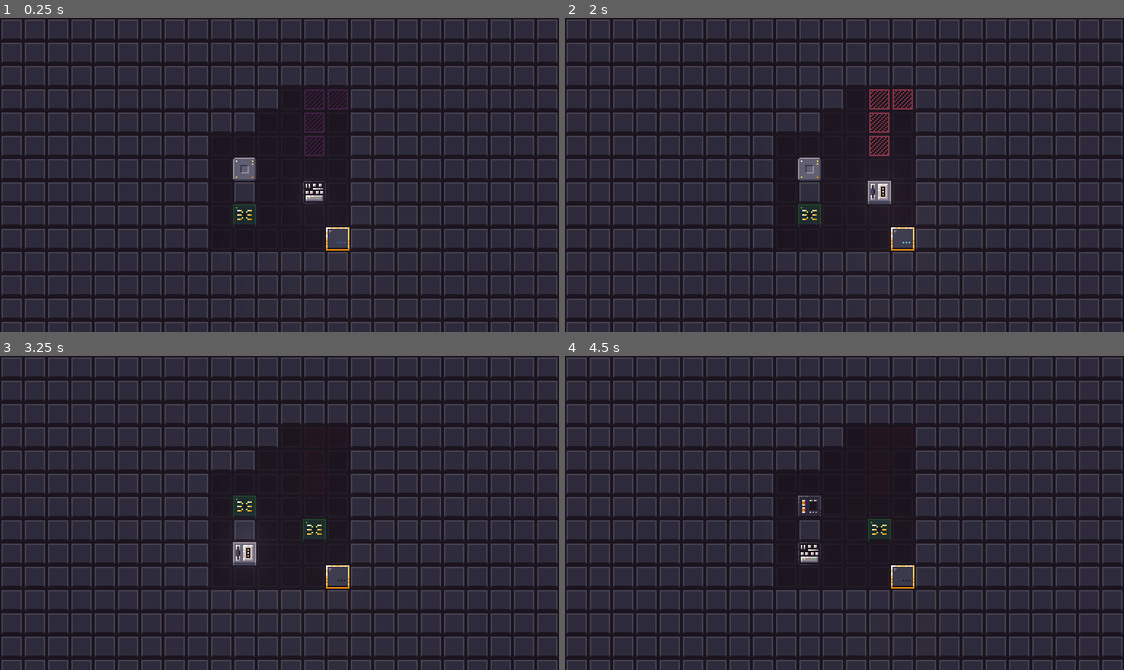
Above: before the commit, frames 1-4 (two rows, left to right).
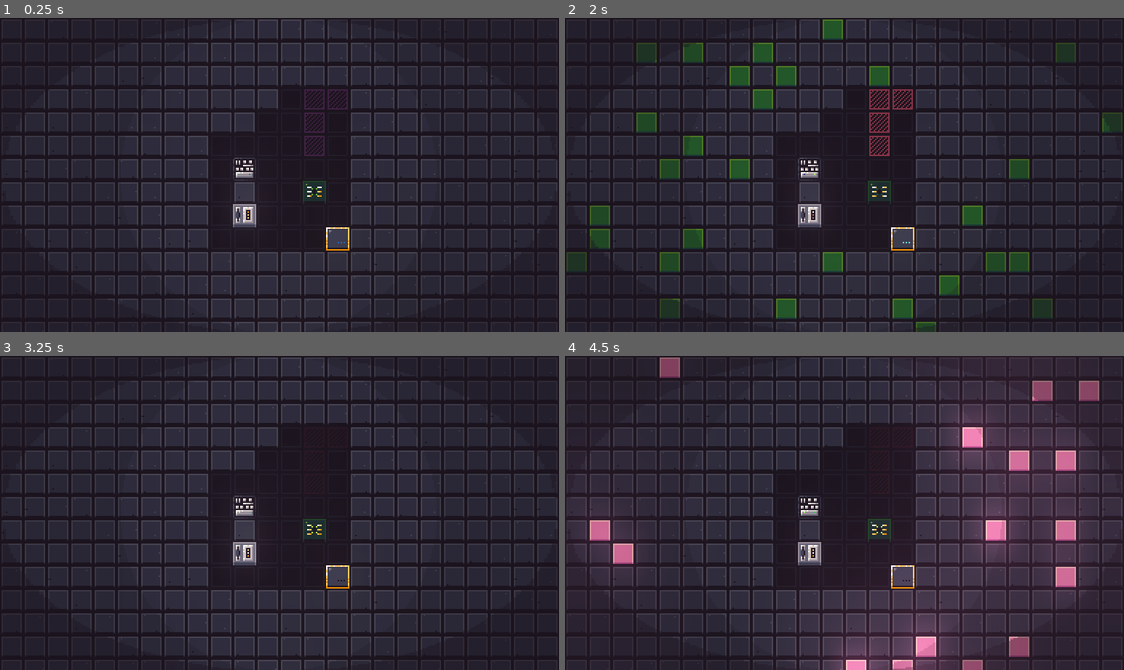
Above: after the commit, the same moments.

Repository: onsclom/GMTK2021
Game: Godot game, scene res://Main.tscn
Same seed, same stepped clock (60 frames per second), same inputs: the game is played once before the commit and once after it.
Inputs:
- Up to frame 1 (0.25 s): no input
- Up to frame 2 (2 s): hold Right (ui_right) 0.53-1.28 s; tap C (c) at 0.6 s; tap R (r) at 0.8, 1.35 s; hold Down (ui_down) from 1.28 s (still down); tap V (v) at 1.55 s
- Up to frame 3 (3.25 s): release Down (ui_down) at 2.03 s; hold Right (ui_right) 2.03-2.78 s; tap V (v) at 2.1 s; tap C (c) at 2.3, 2.85 s; hold Up (ui_up) from 2.78 s (still down); tap R (r) at 3.05 s
- Up to frame 4 (4.5 s): release Up (ui_up) at 3.53 s; hold Left (ui_left) from 3.53 s (still down); tap R (r) at 3.6 s; tap V (v) at 3.8, 4.35 s

The runs differ from the first frame. In frame 1, 4.2% of the frame differs, in the area x 0-100%, y 0-100%; in frame 2, 9.9%; in frame 3, 3.7%; in frame 4, 13%, in the area x 0-99%, y 0-100%.

Commit message:
More art and seeding random

Diff:
--- a/Body.tscn
+++ b/Body.tscn
@@ -26,32 +26,20 @@
 [ext_resource path="res://art/animations/8/move22.png" type="Texture" id=24]
 [ext_resource path="res://art/animations/7/move19.png" type="Texture" id=25]
 [ext_resource path="res://art/animations/3/move7.png" type="Texture" id=26]
+[ext_resource path="res://tiles/connect/connect4.png" type="Texture" id=27]
+[ext_resource path="res://tiles/connect/connect8.png" type="Texture" id=28]
+[ext_resource path="res://tiles/connect/connect2.png" type="Texture" id=29]
+[ext_resource path="res://tiles/connect/connect6.png" type="Texture" id=30]
+[ext_resource path="res://tiles/connect/connect7.png" type="Texture" id=31]
+[ext_resource path="res://tiles/connect/connect1.png" type="Texture" id=32]
+[ext_resource path="res://tiles/connect/connect3.png" type="Texture" id=33]
+[ext_resource path="res://tiles/connect/connect5.png" type="Texture" id=34]
 
 [sub_resource type="SpriteFrames" id=1]
 animations = [ {
 "frames": [ ExtResource( 6 ), ExtResource( 26 ), ExtResource( 23 ), ExtResource( 2 ) ],
 "loop": true,
 "name": "3",
-"speed": 5.0
-}, {
-"frames": [ ExtResource( 5 ), ExtResource( 13 ), ExtResource( 22 ), ExtResource( 7 ) ],
-"loop": true,
-"name": "4",
-"speed": 5.0
-}, {
-"frames": [ ExtResource( 12 ), ExtResource( 1 ), ExtResource( 11 ), ExtResource( 10 ) ],
-"loop": true,
-"name": "1",
-"speed": 5.0
-}, {
-"frames": [ ExtResource( 16 ), ExtResource( 3 ), ExtResource( 14 ), ExtResource( 15 ) ],
-"loop": true,
-"name": "5",
-"speed": 5.0
-}, {
-"frames": [ ExtResource( 17 ), ExtResource( 25 ), ExtResource( 20 ), ExtResource( 4 ) ],
-"loop": true,
-"name": "6",
 "speed": 5.0
 }, {
 "frames": [ ExtResource( 24 ), ExtResource( 18 ), ExtResource( 19 ), ExtResource( 21 ) ],
@@ -63,6 +51,34 @@
 "loop": true,
 "name": "2",
 "speed": 5.0
+}, {
+"frames": [ ExtResource( 12 ), ExtResource( 1 ), ExtResource( 11 ), ExtResource( 10 ) ],
+"loop": true,
+"name": "1",
+"speed": 5.0
+}, {
+"frames": [ ExtResource( 5 ), ExtResource( 13 ), ExtResource( 22 ), ExtResource( 7 ) ],
+"loop": true,
+"name": "4",
+"speed": 5.0
+}, {
+"frames": [ ExtResource( 17 ), ExtResource( 25 ), ExtResource( 20 ), ExtResource( 4 ) ],
+"loop": true,
+"name": "6",
+"speed": 5.0
+}, {
+"frames": [ ExtResource( 16 ), ExtResource( 3 ), ExtResource( 14 ), ExtResource( 15 ) ],
+"loop": true,
+"name": "5",
+"speed": 5.0
+} ]
+
+[sub_resource type="SpriteFrames" id=2]
+animations = [ {
+"frames": [ ExtResource( 32 ), ExtResource( 29 ), ExtResource( 33 ), ExtResource( 27 ), ExtResource( 34 ), ExtResource( 30 ), ExtResource( 31 ), ExtResource( 28 ) ],
+"loop": false,
+"name": "default",
+"speed": 30.0
 } ]
 
 [node name="Body" type="Node2D"]
@@ -71,5 +87,11 @@
 
 [node name="AnimatedSprite" type="AnimatedSprite" parent="."]
 frames = SubResource( 1 )
-animation = "14"
+playing = true
 script = ExtResource( 9 )
+
+[node name="Connect" type="AnimatedSprite" parent="."]
+visible = false
+frames = SubResource( 2 )
+
+[connection signal="animation_finished" from="Connect" to="." method="_on_Connect_animation_finished"]
--- a/Game.gd
+++ b/Game.gd
@@ -25,6 +25,7 @@
 var player_parts = []
 
 func _ready():
+
 	if Singleton.level != "":
 		level_text = Singleton.level
 	elif OS.has_feature('JavaScript'):
@@ -37,11 +38,12 @@
 			level_text = potential_level
 
 
-
 	var level_1_line = level_text.replace("\n","")
 	level_1_line = level_1_line.replace("\r\n","")
 	level_1_line = level_1_line.replace("\r","")
 	print(level_1_line)
+
+	Singleton.rng.set_seed(int(level_1_line)*96.125)
 
 	for y in range(height):
 		level.push_back([])
@@ -136,11 +138,12 @@
 					var new_explosion = explosion_tscn.instance()
 					add_child(new_explosion)
 					new_explosion.position = grid_to_world( Vector2(new_x+neighbor.x/2, new_y+neighbor.y/2) )
+					$Camera2D.add_trauma(.8)
 
 					#add new
 					new_body_parts.push_back( player_part_object.new(Vector2(check_x,check_y),
 						level[check_y][check_x].node) )
-					level[check_y][check_x].node.activate()
+					level[check_y][check_x].node.activate(neighbor)
 		player_parts = new_body_parts
 	else:
 		print("not a safe move!")
--- a/Main.tscn
+++ b/Main.tscn
@@ -1,10 +1,12 @@
-[gd_scene load_steps=7 format=2]
+[gd_scene load_steps=9 format=2]
 
 [ext_resource path="res://art/neontest1.png" type="Texture" id=1]
 [ext_resource path="res://art/neontest2.png" type="Texture" id=2]
 [ext_resource path="res://WorldEnvironment.gd" type="Script" id=3]
 [ext_resource path="res://Game.gd" type="Script" id=4]
 [ext_resource path="res://art/tilebackground.png" type="Texture" id=5]
+[ext_resource path="res://ShakeCamera.gd" type="Script" id=6]
+[ext_resource path="res://art/vignette1 (1).png" type="Texture" id=7]
 
 [sub_resource type="Environment" id=1]
 background_mode = 4
@@ -56,6 +58,19 @@
 000000000000000000000000
 000000000000000000000000"
 
+[node name="Camera2D" type="Camera2D" parent="Game"]
+position = Vector2( 192, 108 )
+current = true
+script = ExtResource( 6 )
+target = NodePath("../CameraTarget")
+
+[node name="Sprite" type="Sprite" parent="Game/Camera2D"]
+z_index = 10
+texture = ExtResource( 7 )
+
+[node name="CameraTarget" type="Node2D" parent="Game"]
+position = Vector2( 192, 108 )
+
 [node name="TileBackground" type="Sprite" parent="."]
 position = Vector2( 192, 108 )
 z_index = -1
--- a/Moveable.gd
+++ b/Moveable.gd
@@ -28,5 +28,17 @@
 func easeOutElastic(x):
 	return 1 - pow(1 - x, 5)
 
-func activate():
+func activate(neighbor):
 	$AnimatedSprite.playing = true
+
+	$Connect.position = Vector2(-1,-1)*neighbor*8
+	if neighbor.y != 0:
+		$Connect.rotation_degrees = 90
+
+	$Connect.visible = true
+	$Connect.playing = true
+
+
+func _on_Connect_animation_finished():
+	$Connect.visible = false
+	pass # Replace with function body.
--- /dev/null
+++ b/ShakeCamera.gd
@@ -0,0 +1,49 @@
+extends Camera2D
+class_name ShakeCamera2D
+
+export var decay = .8  # How quickly the shaking stops [0, 1].
+export var max_offset = Vector2(7, 7)  # Maximum hor/ver shake in pixels.
+export var max_roll = 0.1  # Maximum rotation in radians (use sparingly).
+export (NodePath) var target  # Assign the node this camera will follow.
+
+var trauma = 0.0  # Current shake strength.
+var trauma_power = 2  # Trauma exponent. Use [2, 3].
+onready var noise = OpenSimplexNoise.new()
+var noise_y = 0
+
+func _ready():
+	randomize()
+	noise.seed = randi()
+	noise.period = 4
+	noise.octaves = 2
+
+func _process(delta):
+	if target:
+		global_position = get_node(target).global_position
+	if trauma:
+		trauma = max(trauma - decay * delta, 0)
+		shake()
+
+
+func shake():
+	var amount = pow(trauma, trauma_power)
+	noise_y += 1
+	# Using noise
+	rotation = max_roll * amount * noise.get_noise_2d(noise.seed, noise_y)
+	offset.x = max_offset.x * amount * noise.get_noise_2d(noise.seed*2, noise_y)
+	offset.y = max_offset.y * amount * noise.get_noise_2d(noise.seed*3, noise_y)
+	if abs(offset.x)<1:
+		offset.x = 0
+	if abs(offset.y)<1:
+		offset.y = 0
+	if abs(rotation)<1:
+		rotation = 0
+
+
+	# Pure randomness
+#	rotation = max_roll * amount * rand_range(-1, 1)
+#	offset.x = max_offset.x * amount * rand_range(-1, 1)
+#	offset.y = max_offset.y * amount * rand_range(-1, 1)
+
+func add_trauma(amount):
+	trauma = min(trauma + amount, 1.0)
--- /dev/null
+++ b/Wall.gd
@@ -0,0 +1,30 @@
+extends Node2D
+
+
+# Declare member variables here. Examples:
+# var a = 2
+# var b = "text"
+var cur_idx = 0
+var probs = [.28,.08,.08,.08,.08,.08,.08,.04,.04,.04,.04]
+var cur_amount = probs[0]
+
+# Called when the node enters the scene tree for the first time.
+func _ready():
+	var animation_num = Singleton.rng.randf_range(0,1)
+
+
+	while cur_amount < animation_num  && cur_idx<10:
+		cur_idx+=1
+		cur_amount += probs[cur_idx]
+
+
+	$AnimatedSprite.animation = str(cur_idx+1)
+
+
+
+	pass # Replace with function body.
+
+
+# Called every frame. 'delta' is the elapsed time since the previous frame.
+#func _process(delta):
+#	pass
--- a/Wall.tscn
+++ b/Wall.tscn
@@ -1,9 +1,244 @@
-[gd_scene load_steps=2 format=2]
+[gd_scene load_steps=171 format=2]
 
 [ext_resource path="res://tiles/tile1.png" type="Texture" id=1]
+[ext_resource path="res://tiles/tile7.png" type="Texture" id=2]
+[ext_resource path="res://tiles/tile6.png" type="Texture" id=3]
+[ext_resource path="res://tiles/tile8.png" type="Texture" id=4]
+[ext_resource path="res://tiles/tile4.png" type="Texture" id=5]
+[ext_resource path="res://tiles/tile2.png" type="Texture" id=6]
+[ext_resource path="res://tiles/tile3.png" type="Texture" id=7]
+[ext_resource path="res://tiles/tile5.png" type="Texture" id=8]
+[ext_resource path="res://Wall.gd" type="Script" id=9]
+[ext_resource path="res://tiles/blu/blu5.png" type="Texture" id=10]
+[ext_resource path="res://tiles/blu/tile23.png" type="Texture" id=11]
+[ext_resource path="res://tiles/blu/blu26.png" type="Texture" id=12]
+[ext_resource path="res://tiles/blu/blu11.png" type="Texture" id=13]
+[ext_resource path="res://tiles/blu/tile18.png" type="Texture" id=14]
+[ext_resource path="res://tiles/blu/blu20.png" type="Texture" id=15]
+[ext_resource path="res://tiles/blu/blu19.png" type="Texture" id=16]
+[ext_resource path="res://tiles/blu/tile21.png" type="Texture" id=17]
+[ext_resource path="res://tiles/blu/blu25.png" type="Texture" id=18]
+[ext_resource path="res://tiles/blu/blu8.png" type="Texture" id=19]
+[ext_resource path="res://tiles/blu/blu32.png" type="Texture" id=20]
+[ext_resource path="res://tiles/blu/tile22.png" type="Texture" id=21]
+[ext_resource path="res://tiles/blu/blu9.png" type="Texture" id=22]
+[ext_resource path="res://tiles/blu/blu14.png" type="Texture" id=23]
+[ext_resource path="res://tiles/blu/blu18.png" type="Texture" id=24]
+[ext_resource path="res://tiles/blu/blu24.png" type="Texture" id=25]
+[ext_resource path="res://tiles/blu/blu27.png" type="Texture" id=26]
+[ext_resource path="res://tiles/blu/blu29.png" type="Texture" id=27]
+[ext_resource path="res://tiles/blu/blu6.png" type="Texture" id=28]
+[ext_resource path="res://tiles/blu/blu23.png" type="Texture" id=29]
+[ext_resource path="res://tiles/blu/tile19.png" type="Texture" id=30]
+[ext_resource path="res://tiles/blu/tile17.png" type="Texture" id=31]
+[ext_resource path="res://tiles/blu/tile24.png" type="Texture" id=32]
+[ext_resource path="res://tiles/blu/blu7.png" type="Texture" id=33]
+[ext_resource path="res://tiles/blu/blu12.png" type="Texture" id=34]
+[ext_resource path="res://tiles/blu/blu15.png" type="Texture" id=35]
+[ext_resource path="res://tiles/blu/blu21.png" type="Texture" id=36]
+[ext_resource path="res://tiles/blu/blu22.png" type="Texture" id=37]
+[ext_resource path="res://tiles/blu/blu13.png" type="Texture" id=38]
+[ext_resource path="res://tiles/blu/blu10.png" type="Texture" id=39]
+[ext_resource path="res://tiles/blu/blu30.png" type="Texture" id=40]
+[ext_resource path="res://tiles/blu/tile20.png" type="Texture" id=41]
+[ext_resource path="res://tiles/blu/blu17.png" type="Texture" id=42]
+[ext_resource path="res://tiles/blu/blu16.png" type="Texture" id=43]
+[ext_resource path="res://tiles/blu/blu31.png" type="Texture" id=44]
+[ext_resource path="res://tiles/blu/blu28.png" type="Texture" id=45]
+[ext_resource path="res://tiles/blu/blu1.png" type="Texture" id=46]
+[ext_resource path="res://tiles/blu/blu2.png" type="Texture" id=47]
+[ext_resource path="res://tiles/blu/blu3.png" type="Texture" id=48]
+[ext_resource path="res://tiles/blu/blu4.png" type="Texture" id=49]
+[ext_resource path="res://tiles/gre/tile12.png" type="Texture" id=50]
+[ext_resource path="res://tiles/gre/tile13.png" type="Texture" id=51]
+[ext_resource path="res://tiles/red/tile25.png" type="Texture" id=52]
+[ext_resource path="res://tiles/red/tile27.png" type="Texture" id=53]
+[ext_resource path="res://tiles/red/tile26.png" type="Texture" id=54]
+[ext_resource path="res://tiles/gre/tile15.png" type="Texture" id=55]
+[ext_resource path="res://tiles/red/tile28.png" type="Texture" id=56]
+[ext_resource path="res://tiles/gre/tile16.png" type="Texture" id=57]
+[ext_resource path="res://tiles/red/tile29.png" type="Texture" id=58]
+[ext_resource path="res://tiles/red/tile31.png" type="Texture" id=59]
+[ext_resource path="res://tiles/red/tile32.png" type="Texture" id=60]
+[ext_resource path="res://tiles/yel/tile33.png" type="Texture" id=61]
+[ext_resource path="res://tiles/yel/tile34.png" type="Texture" id=62]
+[ext_resource path="res://tiles/yel/tile35.png" type="Texture" id=63]
+[ext_resource path="res://tiles/yel/tile38.png" type="Texture" id=64]
+[ext_resource path="res://tiles/yel/tile39.png" type="Texture" id=65]
+[ext_resource path="res://tiles/yel/tile36.png" type="Texture" id=66]
+[ext_resource path="res://tiles/gre/tile14.png" type="Texture" id=67]
+[ext_resource path="res://tiles/yel/tile37.png" type="Texture" id=68]
+[ext_resource path="res://tiles/yel/tile40.png" type="Texture" id=69]
+[ext_resource path="res://tiles/red/tile30.png" type="Texture" id=70]
+[ext_resource path="res://tiles/gre/tile9.png" type="Texture" id=71]
+[ext_resource path="res://tiles/gre/tile10.png" type="Texture" id=72]
+[ext_resource path="res://tiles/gre/tile11.png" type="Texture" id=73]
+[ext_resource path="res://tiles/red/red20.png" type="Texture" id=74]
+[ext_resource path="res://tiles/red/red30.png" type="Texture" id=75]
+[ext_resource path="res://tiles/gre/gre3.png" type="Texture" id=76]
+[ext_resource path="res://tiles/gre/gre9.png" type="Texture" id=77]
+[ext_resource path="res://tiles/red/red15.png" type="Texture" id=78]
+[ext_resource path="res://tiles/red/red32.png" type="Texture" id=79]
+[ext_resource path="res://tiles/red/red18.png" type="Texture" id=80]
+[ext_resource path="res://tiles/gre/gre6.png" type="Texture" id=81]
+[ext_resource path="res://tiles/gre/gre10.png" type="Texture" id=82]
+[ext_resource path="res://tiles/red/red16.png" type="Texture" id=83]
+[ext_resource path="res://tiles/gre/gre11.png" type="Texture" id=84]
+[ext_resource path="res://tiles/gre/gre14.png" type="Texture" id=85]
+[ext_resource path="res://tiles/red/red14.png" type="Texture" id=86]
+[ext_resource path="res://tiles/red/red25.png" type="Texture" id=87]
+[ext_resource path="res://tiles/gre/gre5.png" type="Texture" id=88]
+[ext_resource path="res://tiles/gre/gre15.png" type="Texture" id=89]
+[ext_resource path="res://tiles/red/red23.png" type="Texture" id=90]
+[ext_resource path="res://tiles/red/red29.png" type="Texture" id=91]
+[ext_resource path="res://tiles/red/red21.png" type="Texture" id=92]
+[ext_resource path="res://tiles/gre/gre1.png" type="Texture" id=93]
+[ext_resource path="res://tiles/gre/gre2.png" type="Texture" id=94]
+[ext_resource path="res://tiles/gre/gre4.png" type="Texture" id=95]
+[ext_resource path="res://tiles/red/red26.png" type="Texture" id=96]
+[ext_resource path="res://tiles/gre/gre12.png" type="Texture" id=97]
+[ext_resource path="res://tiles/red/red24.png" type="Texture" id=98]
+[ext_resource path="res://tiles/gre/gre13.png" type="Texture" id=99]
+[ext_resource path="res://tiles/gre/gre7.png" type="Texture" id=100]
+[ext_resource path="res://tiles/red/red13.png" type="Texture" id=101]
+[ext_resource path="res://tiles/gre/gre8.png" type="Texture" id=102]
+[ext_resource path="res://tiles/red/red17.png" type="Texture" id=103]
+[ext_resource path="res://tiles/red/red22.png" type="Texture" id=104]
+[ext_resource path="res://tiles/red/red28.png" type="Texture" id=105]
+[ext_resource path="res://tiles/red/red27.png" type="Texture" id=106]
+[ext_resource path="res://tiles/red/red31.png" type="Texture" id=107]
+[ext_resource path="res://tiles/red/red19.png" type="Texture" id=108]
+[ext_resource path="res://tiles/yel/yel20.png" type="Texture" id=109]
+[ext_resource path="res://tiles/yel/yel21.png" type="Texture" id=110]
+[ext_resource path="res://tiles/yel/yel23.png" type="Texture" id=111]
+[ext_resource path="res://tiles/yel/yel25.png" type="Texture" id=112]
+[ext_resource path="res://tiles/yel/yel26.png" type="Texture" id=113]
+[ext_resource path="res://tiles/yel/yel27.png" type="Texture" id=114]
+[ext_resource path="res://tiles/yel/yel15.png" type="Texture" id=115]
+[ext_resource path="res://tiles/yel/yel29.png" type="Texture" id=116]
+[ext_resource path="res://tiles/yel/yel31.png" type="Texture" id=117]
+[ext_resource path="res://tiles/yel/yel17.png" type="Texture" id=118]
+[ext_resource path="res://tiles/yel/yel24.png" type="Texture" id=119]
+[ext_resource path="res://tiles/yel/yel28.png" type="Texture" id=120]
+[ext_resource path="res://tiles/red/red2.png" type="Texture" id=121]
+[ext_resource path="res://tiles/yel/yel10.png" type="Texture" id=122]
+[ext_resource path="res://tiles/yel/yel12.png" type="Texture" id=123]
+[ext_resource path="res://tiles/yel/yel13.png" type="Texture" id=124]
+[ext_resource path="res://tiles/yel/yel16.png" type="Texture" id=125]
+[ext_resource path="res://tiles/red/red3.png" type="Texture" id=126]
+[ext_resource path="res://tiles/red/red4.png" type="Texture" id=127]
+[ext_resource path="res://tiles/red/red8.png" type="Texture" id=128]
+[ext_resource path="res://tiles/yel/yel30.png" type="Texture" id=129]
+[ext_resource path="res://tiles/yel/yel18.png" type="Texture" id=130]
+[ext_resource path="res://tiles/red/red6.png" type="Texture" id=131]
+[ext_resource path="res://tiles/red/red7.png" type="Texture" id=132]
+[ext_resource path="res://tiles/red/red1.png" type="Texture" id=133]
+[ext_resource path="res://tiles/yel/yel22.png" type="Texture" id=134]
+[ext_resource path="res://tiles/red/red10.png" type="Texture" id=135]
+[ext_resource path="res://tiles/red/red11.png" type="Texture" id=136]
+[ext_resource path="res://tiles/yel/yel11.png" type="Texture" id=137]
+[ext_resource path="res://tiles/yel/yel14.png" type="Texture" id=138]
+[ext_resource path="res://tiles/red/red9.png" type="Texture" id=139]
+[ext_resource path="res://tiles/red/red5.png" type="Texture" id=140]
+[ext_resource path="res://tiles/yel/yel32.png" type="Texture" id=141]
+[ext_resource path="res://tiles/red/red12.png" type="Texture" id=142]
+[ext_resource path="res://tiles/yel/yel19.png" type="Texture" id=143]
+[ext_resource path="res://tiles/yel/yel4.png" type="Texture" id=144]
+[ext_resource path="res://tiles/yel/yel1.png" type="Texture" id=145]
+[ext_resource path="res://tiles/yel/yel2.png" type="Texture" id=146]
+[ext_resource path="res://tiles/yel/yel3.png" type="Texture" id=147]
+[ext_resource path="res://tiles/yel/yel6.png" type="Texture" id=148]
+[ext_resource path="res://tiles/yel/yel5.png" type="Texture" id=149]
+[ext_resource path="res://tiles/yel/yel7.png" type="Texture" id=150]
+[ext_resource path="res://tiles/yel/yel8.png" type="Texture" id=151]
+[ext_resource path="res://tiles/yel/yel9.png" type="Texture" id=152]
+[ext_resource path="res://tiles/gre/gre23.png" type="Texture" id=153]
+[ext_resource path="res://tiles/gre/gre17.png" type="Texture" id=154]
+[ext_resource path="res://tiles/gre/gre31.png" type="Texture" id=155]
+[ext_resource path="res://tiles/gre/gre21.png" type="Texture" id=156]
+[ext_resource path="res://tiles/gre/gre24.png" type="Texture" id=157]
+[ext_resource path="res://tiles/gre/gre18.png" type="Texture" id=158]
+[ext_resource path="res://tiles/gre/gre19.png" type="Texture" id=159]
+[ext_resource path="res://tiles/gre/gre32.png" type="Texture" id=160]
+[ext_resource path="res://tiles/gre/gre25.png" type="Texture" id=161]
+[ext_resource path="res://tiles/gre/gre29.png" type="Texture" id=162]
+[ext_resource path="res://tiles/gre/gre26.png" type="Texture" id=163]
+[ext_resource path="res://tiles/gre/gre30.png" type="Texture" id=164]
+[ext_resource path="res://tiles/gre/gre22.png" type="Texture" id=165]
+[ext_resource path="res://tiles/gre/gre28.png" type="Texture" id=166]
+[ext_resource path="res://tiles/gre/gre20.png" type="Texture" id=167]
+[ext_resource path="res://tiles/gre/gre27.png" type="Texture" id=168]
+[ext_resource path="res://tiles/gre/gre16.png" type="Texture" id=169]
+
+[sub_resource type="SpriteFrames" id=1]
+animations = [ {
+"frames": [ ExtResource( 46 ), ExtResource( 47 ), ExtResource( 48 ), ExtResource( 49 ), ExtResource( 10 ), ExtResource( 28 ), ExtResource( 33 ), ExtResource( 19 ), ExtResource( 22 ), ExtResource( 39 ), ExtResource( 13 ), ExtResource( 34 ), ExtResource( 38 ), ExtResource( 23 ), ExtResource( 35 ), ExtResource( 43 ), ExtResource( 42 ), ExtResource( 24 ), ExtResource( 16 ), ExtResource( 15 ), ExtResource( 36 ), ExtResource( 37 ), ExtResource( 29 ), ExtResource( 25 ), ExtResource( 18 ), ExtResource( 12 ), ExtResource( 26 ), ExtResource( 45 ), ExtResource( 27 ), ExtResource( 40 ), ExtResource( 44 ), ExtResource( 20 ), ExtResource( 31 ), ExtResource( 14 ), ExtResource( 30 ), ExtResource( 41 ), ExtResource( 17 ), ExtResource( 21 ), ExtResource( 11 ), ExtResource( 32 ) ],
+"loop": true,
+"name": "9",
+"speed": 15.0
+}, {
+"frames": [ ExtResource( 133 ), ExtResource( 121 ), ExtResource( 126 ), ExtResource( 127 ), ExtResource( 140 ), ExtResource( 131 ), ExtResource( 132 ), ExtResource( 128 ), ExtResource( 139 ), ExtResource( 135 ), ExtResource( 136 ), ExtResource( 142 ), ExtResource( 101 ), ExtResource( 86 ), ExtResource( 78 ), ExtResource( 83 ), ExtResource( 103 ), ExtResource( 80 ), ExtResource( 108 ), ExtResource( 74 ), ExtResource( 92 ), ExtResource( 104 ), ExtResource( 90 ), ExtResource( 98 ), ExtResource( 87 ), ExtResource( 96 ), ExtResource( 106 ), ExtResource( 105 ), ExtResource( 91 ), ExtResource( 75 ), ExtResource( 107 ), ExtResource( 79 ), ExtResource( 52 ), ExtResource( 54 ), ExtResource( 53 ), ExtResource( 56 ), ExtResource( 58 ), ExtResource( 70 ), ExtResource( 59 ), ExtResource( 60 ) ],
+"loop": true,
+"name": "10",
+"speed": 15.0
+}, {
+"frames": [ ExtResource( 61 ), ExtResource( 62 ), ExtResource( 63 ), ExtResource( 66 ), ExtResource( 68 ), ExtResource( 64 ), ExtResource( 65 ), ExtResource( 69 ), ExtResource( 145 ), ExtResource( 146 ), ExtResource( 147 ), ExtResource( 144 ), ExtResource( 149 ), ExtResource( 148 ), ExtResource( 150 ), ExtResource( 151 ), ExtResource( 152 ), ExtResource( 122 ), ExtResource( 137 ), ExtResource( 123 ), ExtResource( 124 ), ExtResource( 138 ), ExtResource( 115 ), ExtResource( 125 ), ExtResource( 118 ), ExtResource( 130 ), ExtResource( 143 ), ExtResource( 109 ), ExtResource( 110 ), ExtResource( 134 ), ExtResource( 111 ), ExtResource( 119 ), ExtResource( 112 ), ExtResource( 113 ), ExtResource( 114 ), ExtResource( 120 ), ExtResource( 116 ), ExtResource( 129 ), ExtResource( 117 ), ExtResource( 141 ) ],
+"loop": true,
+"name": "12",
+"speed": 15.0
+}, {
+"frames": [ ExtResource( 7 ) ],
+"loop": true,
+"name": "3",
+"speed": 5.0
+}, {
+"frames": [ ExtResource( 2 ) ],
+"loop": true,
+"name": "7",
+"speed": 5.0
+}, {
+"frames": [ ExtResource( 6 ) ],
+"loop": true,
+"name": "2",
+"speed": 5.0
+}, {
+"frames": [ ExtResource( 1 ) ],
+"loop": true,
+"name": "1",
+"speed": 5.0
+}, {
+"frames": [ ExtResource( 5 ) ],
+"loop": true,
+"name": "4",
+"speed": 5.0
+}, {
+"frames": [ ExtResource( 3 ) ],
+"loop": true,
+"name": "6",
+"speed": 5.0
+}, {
+"frames": [ ExtResource( 8 ) ],
+"loop": true,
+"name": "5",
+"speed": 5.0
+}, {
+"frames": [ ExtResource( 4 ) ],
+"loop": true,
+"name": "8",
+"speed": 5.0
+}, {
+"frames": [ ExtResource( 93 ), ExtResource( 94 ), ExtResource( 76 ), ExtResource( 95 ), ExtResource( 88 ), ExtResource( 81 ), ExtResource( 100 ), ExtResource( 102 ), ExtResource( 77 ), ExtResource( 82 ), ExtResource( 84 ), ExtResource( 97 ), ExtResource( 99 ), ExtResource( 85 ), ExtResource( 89 ), ExtResource( 169 ), ExtResource( 154 ), ExtResource( 158 ), ExtResource( 159 ), ExtResource( 167 ), ExtResource( 156 ), ExtResource( 165 ), ExtResource( 153 ), ExtResource( 157 ), ExtResource( 161 ), ExtResource( 163 ), ExtResource( 168 ), ExtResource( 166 ), ExtResource( 162 ), ExtResource( 164 ), ExtResource( 155 ), ExtResource( 160 ), ExtResource( 71 ), ExtResource( 72 ), ExtResource( 73 ), ExtResource( 50 ), ExtResource( 51 ), ExtResource( 67 ), ExtResource( 55 ), ExtResource( 57 ) ],
+"loop": true,
+"name": "11",
+"speed": 15.0
+} ]
 
 [node name="Wall" type="Node2D"]
 z_index = 1
-
-[node name="16placeholder" type="Sprite" parent="."]
-texture = ExtResource( 1 )
+script = ExtResource( 9 )
+
+[node name="AnimatedSprite" type="AnimatedSprite" parent="."]
+frames = SubResource( 1 )
+animation = "12"
+frame = 14
+playing = true
--- a/project.godot
+++ b/project.godot
@@ -7,6 +7,16 @@
 ;   param=value ; assign values to parameters
 
 config_version=4
+
+_global_script_classes=[ {
+"base": "Camera2D",
+"class": "ShakeCamera2D",
+"language": "GDScript",
+"path": "res://ShakeCamera.gd"
+} ]
+_global_script_class_icons={
+"ShakeCamera2D": ""
+}
 
 [application]
 
Not shown: 1 places in Body.tscn that only renumber resources
Binary file added: art/animations/tiles/blu/tile17.png
Not shown, added: art/animations/tiles/blu/tile17.png.import
Binary file added: art/animations/tiles/blu/tile18.png
Not shown, added: art/animations/tiles/blu/tile18.png.import
Binary file added: art/animations/tiles/blu/tile19.png
Not shown, added: art/animations/tiles/blu/tile19.png.import
Binary file added: art/animations/tiles/blu/tile20.png
Not shown, added: art/animations/tiles/blu/tile20.png.import
Binary file added: art/animations/tiles/blu/tile21.png
Not shown, added: art/animations/tiles/blu/tile21.png.import
Binary file added: art/animations/tiles/blu/tile22.png
(and 574 more such lines)
